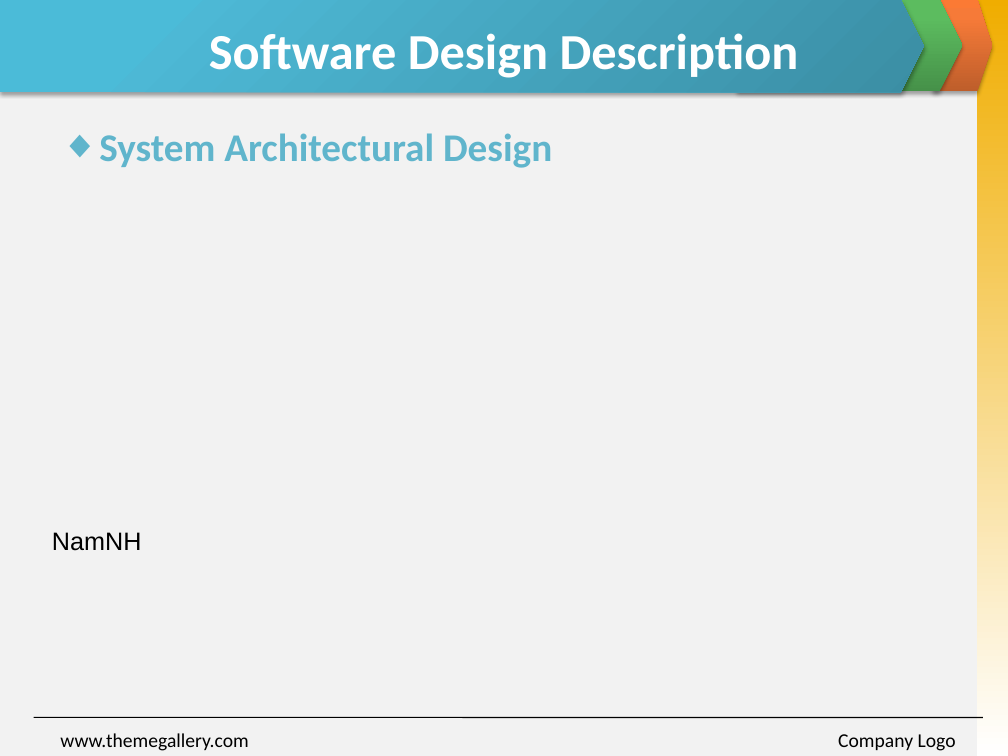
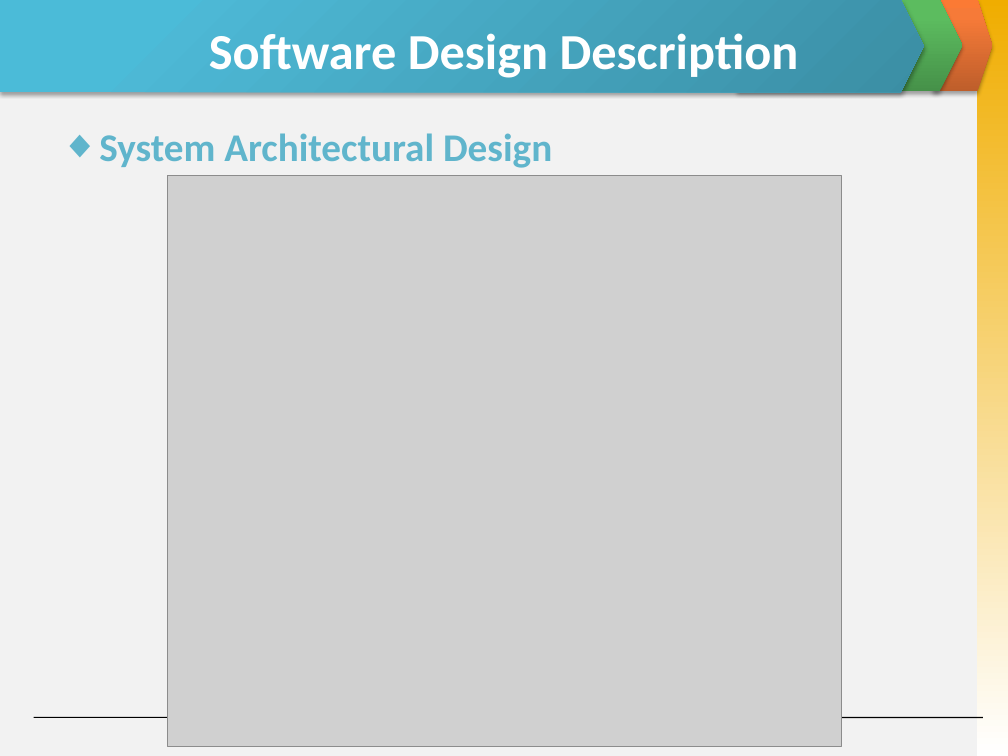
Before and after one commit to skyview059/e-learning-website, a slide deck: slide 16 of Document/Final report/Slide Present E-Learning.pptx. Drawn at 1008x756 pixels with LibreOffice and Linux fonts; fonts in the diff are those of the drawing; grey boxes stand for pictures. Boxes give left, top, right and bottom in pixels: in the first picture for what was removed or moved away, otherwise in the second. Text is boxed around its words. In the diff, an @@ line names an element or a change of style, - is before the commit and + after.

```diff
--- a/Document/Final report/Slide Present E-Learning.pptx
+++ b/Document/Final report/Slide Present E-Learning.pptx
@@ picture added at <box>168,175,842,747</box> @@
@@ text removed at <box>52,532,142,551</box> @@
-NamNH
@@ text removed at <box>60,733,248,751</box> @@
-www.themegallery.com
@@ text removed at <box>838,734,956,751</box> @@
-Company Logo
```
Also in this commit, not shown: 1 other slide changed, 1 other file.
